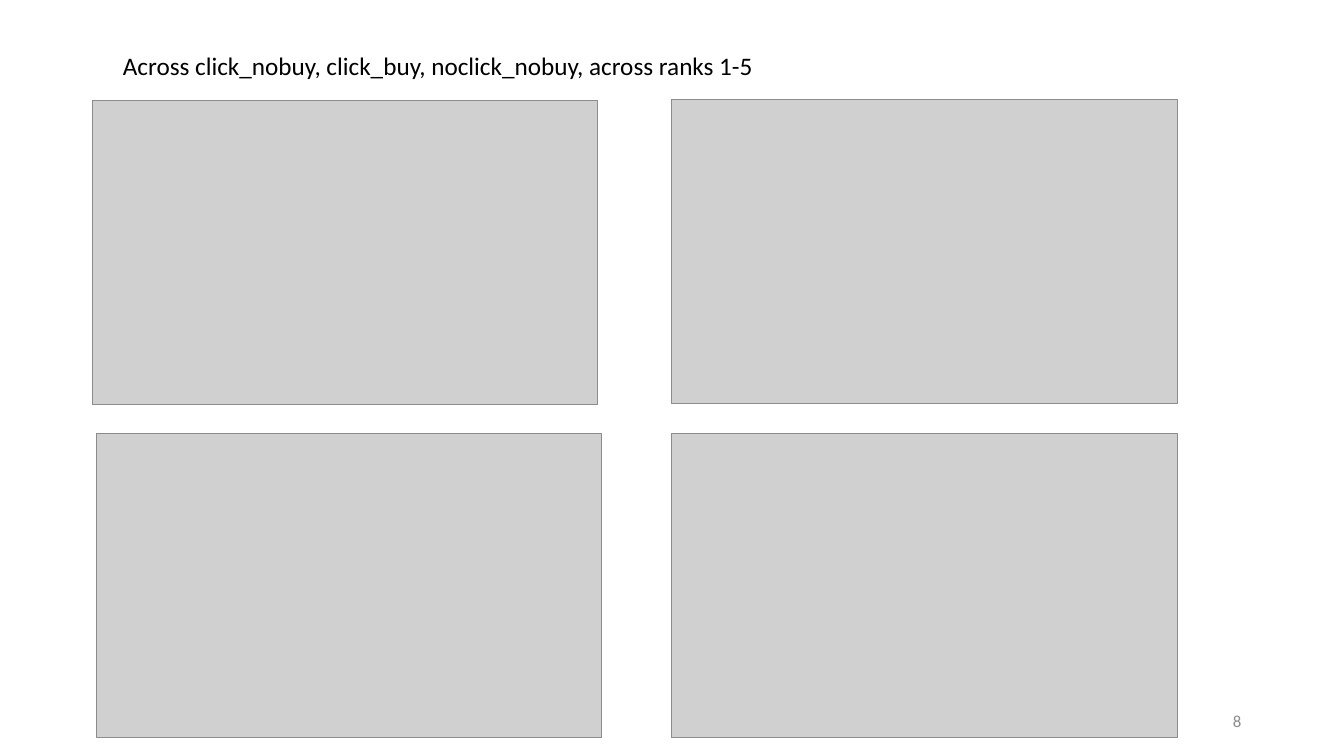
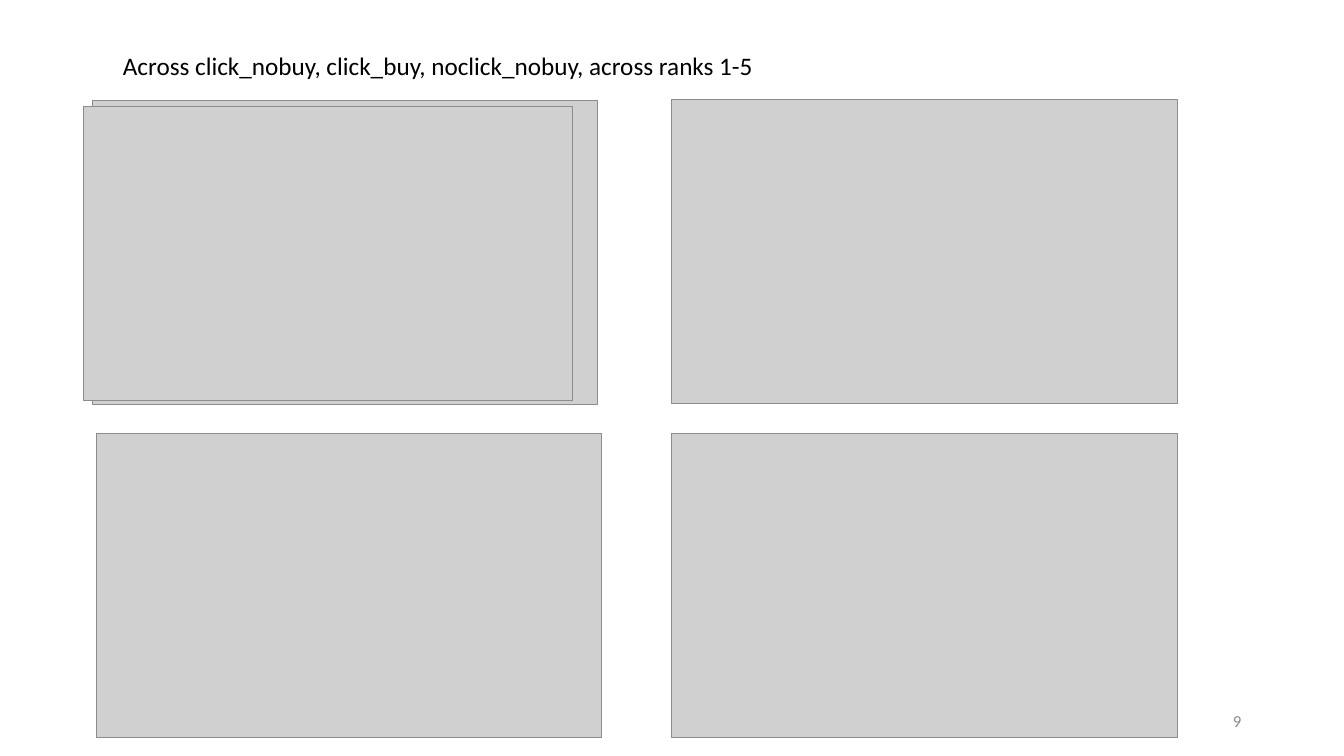
Before and after one commit to SiddharthaSBora/bootcamp-project, a slide deck: slide 9 of 1-analysis/RootInsurance_Qi.pptx (slide 8 before the commit). Drawn at 1344x756 pixels with LibreOffice and Linux fonts; fonts in the diff are those of the drawing; grey boxes stand for pictures. Boxes give left, top, right and bottom in pixels: in the first picture for what was removed or moved away, otherwise in the second. Text is boxed around its words. In the diff, an @@ line names an element or a change of style, - is before the commit and + after.

```diff
--- a/1-analysis/RootInsurance_Qi.pptx
+++ b/1-analysis/RootInsurance_Qi.pptx
@@ picture added at (x1=84, y1=107, x2=573, y2=401) @@
@@ page number at (x1=1233, y1=716, x2=1241, y2=727): text changed @@
-8
+9
```
Also in this commit, not shown: 1 other slide changed, 1 slide added.
